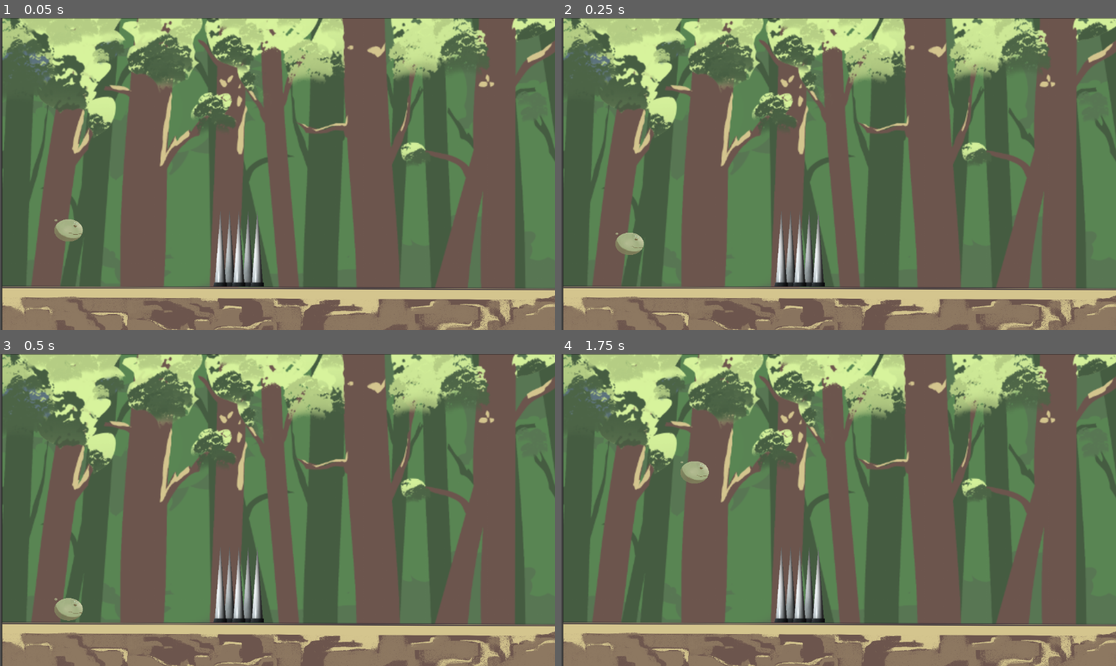
Above: before the commit, frames 1-4 (two rows, left to right).
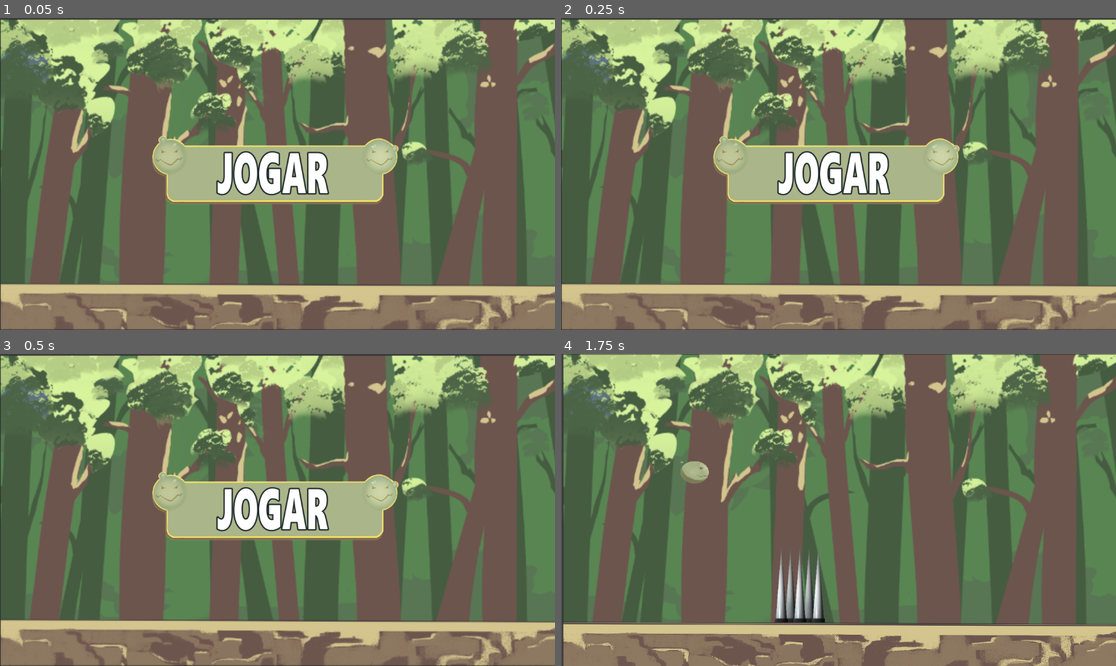
Above: after the commit, the same moments.

Repository: biancasuarz/game-jam
Game: Godot game, scene res://start_scene.tscn
The game is run twice, just before and just after one commit, with the same random seed, the same clock (stepped at 60 frames per second) and the same inputs. Before the commit the project starts from res://main_scene.tscn.
Inputs (mouse positions are in pixels of both pictures, inside the frame that each line leads up to):
- Up to frame 1 (0.05 s): no input
- Up to frame 2 (0.25 s): no input
- Up to frame 3 (0.5 s): no input
- Up to frame 4 (1.75 s): click (844, 510) at 0.52 s; tap Enter (ui_accept) at 1.25, 1.52 s; hold Right (ui_right) from 1.28 s (still down)

The runs differ from the first frame. In frame 1, 19% of the frame differs, in the area x 0-100%, y 0-100%; in frame 2, 19%; in frame 3, 19%; in frame 4, nothing differs.

Commit message:
feat: tela inicial e alteracao na tela de game over

Diff:
--- a/area_2d.gd
+++ b/area_2d.gd
@@ -1,4 +1 @@
 extends Area2D
-
-func _on_Area2D_body_entered(body: Node) -> void:
-	$Sprite2D/colisao.play()
--- /dev/null
+++ b/button.gd
@@ -0,0 +1,18 @@
+extends Button
+
+
+# Called when the node enters the scene tree for the first time.
+func _ready() -> void:
+	pass
+
+# Called every frame. 'delta' is the elapsed time since the previous frame.
+func _process(delta: float) -> void:
+	pass
+
+func _on_parallax_background_2_ready() -> void:
+	var timer = get_node("Timer")
+	timer.timeout.connect(_on_timer_timeout)
+
+func _on_timer_timeout():
+	print("oi")
+	visible = not visible
--- a/game_over_scene.tscn
+++ b/game_over_scene.tscn
@@ -1,22 +1,47 @@
-[gd_scene load_steps=3 format=3 uid="uid://cbsh31yreggdm"]
+[gd_scene load_steps=7 format=3 uid="uid://cbsh31yreggdm"]
 
 [ext_resource type="Script" path="res://game_over_scene.gd" id="1_nsw5n"]
-[ext_resource type="Texture2D" uid="uid://bg4q1cfc6w7cp" path="res://mneu amigo mt bom.webp" id="1_xr8rx"]
+[ext_resource type="Texture2D" uid="uid://wo10b8aodvs2" path="res://assets/background.png" id="2_xw457"]
+[ext_resource type="Texture2D" uid="uid://cvh8t3sgr476" path="res://assets/Game Jam - BOTAO JOGAR.png" id="3_t72ii"]
+[ext_resource type="Texture2D" uid="uid://6m83wo5siwwv" path="res://assets/Game Jam - Tela de Game Over.png" id="4_7l0gd"]
+[ext_resource type="Script" path="res://button.gd" id="4_7r4m7"]
+
+[sub_resource type="GDScript" id="GDScript_fe6m5"]
+script/source = "extends Sprite2D
+
+
+func _on_parallax_background_2_tree_entered() -> void:
+	pass # Replace with function body.
+"
 
 [node name="ParallaxBackground2" type="ParallaxBackground"]
 script = ExtResource("1_nsw5n")
 
 [node name="Sprite2D" type="Sprite2D" parent="."]
 visibility_layer = 512
-position = Vector2(643.25, 321)
-scale = Vector2(1.25244, 0.615234)
-texture = ExtResource("1_xr8rx")
+position = Vector2(573, 324)
+scale = Vector2(1.85185, 1.82906)
+texture = ExtResource("2_xw457")
 
 [node name="Button" type="Button" parent="."]
-offset_left = 382.0
-offset_top = 442.0
-offset_right = 912.0
-offset_bottom = 526.0
+visible = false
+offset_left = 266.0
+offset_top = 392.0
+offset_right = 874.0
+offset_bottom = 573.0
+icon = ExtResource("3_t72ii")
 flat = true
+script = ExtResource("4_7r4m7")
 
+[node name="Timer" type="Timer" parent="Button"]
+wait_time = 2.0
+one_shot = true
+autostart = true
+
+[node name="Sprite2D2" type="Sprite2D" parent="."]
+position = Vector2(544, 150)
+texture = ExtResource("4_7l0gd")
+script = SubResource("GDScript_fe6m5")
+
+[connection signal="ready" from="." to="Button" method="_on_parallax_background_2_ready"]
 [connection signal="pressed" from="Button" to="." method="_on_button_pressed"]
--- a/main_scene.tscn
+++ b/main_scene.tscn
@@ -9,6 +9,8 @@
 [ext_resource type="Script" path="res://area_2d.gd" id="3_snx51"]
 [ext_resource type="PackedScene" uid="uid://cbsh31yreggdm" path="res://game_over_scene.tscn" id="7_s6w00"]
 [ext_resource type="AudioStream" uid="uid://dcu08nyjda8hc" path="res://sounds/03_Bubbles Pop 3.ogg" id="8_3u4je"]
+[ext_resource type="AudioStream" uid="uid://s14xxn7pk4f0" path="res://sounds/02_Bubbles Pop 2.ogg" id="9_llgrb"]
+[ext_resource type="PackedScene" uid="uid://c876lqa0k464r" path="res://start_scene.tscn" id="11_3244v"]
 
 [sub_resource type="RectangleShape2D" id="RectangleShape2D_o0o3v"]
 size = Vector2(1151, 96)
@@ -22,45 +24,47 @@
 [node name="MainScene" type="Node2D"]
 position = Vector2(-4, 4)
 
-[node name="ParallaxBackground" type="ParallaxBackground" parent="."]
+[node name="start_scene" parent="." instance=ExtResource("11_3244v")]
+visible = false
 
-[node name="Sprite2D" type="Sprite2D" parent="ParallaxBackground"]
+[node name="gameplay" type="ParallaxBackground" parent="."]
+
+[node name="Sprite2D" type="Sprite2D" parent="gameplay"]
 top_level = true
 position = Vector2(579, 328)
 scale = Vector2(1.85507, 1.87464)
 texture = ExtResource("1_tiiea")
 
-[node name="AudioStreamPlayer2D" type="AudioStreamPlayer2D" parent="ParallaxBackground/Sprite2D"]
+[node name="AudioStreamPlayer2D" type="AudioStreamPlayer2D" parent="gameplay/Sprite2D"]
 stream = ExtResource("2_skb8r")
 volume_db = -10.0
 autoplay = true
+parameters/looping = true
 
-[node name="chao" type="ParallaxLayer" parent="ParallaxBackground"]
+[node name="chao" type="ParallaxLayer" parent="gameplay"]
 position = Vector2(-4, 4)
 
-[node name="Sprite2D" type="Sprite2D" parent="ParallaxBackground/chao"]
+[node name="Sprite2D" type="Sprite2D" parent="gameplay/chao"]
 position = Vector2(583.5, 330)
 scale = Vector2(0.598437, 0.594444)
 texture = ExtResource("2_afla5")
 
-[node name="StaticBody2D" type="StaticBody2D" parent="ParallaxBackground/chao"]
+[node name="StaticBody2D" type="StaticBody2D" parent="gameplay/chao"]
 
-[node name="CollisionShape2D" type="CollisionShape2D" parent="ParallaxBackground/chao/StaticBody2D"]
+[node name="CollisionShape2D" type="CollisionShape2D" parent="gameplay/chao/StaticBody2D"]
 position = Vector2(584.5, 604)
 shape = SubResource("RectangleShape2D_o0o3v")
 one_way_collision_margin = 0.0
 
-[node name="Area2D" type="Area2D" parent="ParallaxBackground"]
+[node name="Area2D" type="Area2D" parent="gameplay"]
 script = ExtResource("3_snx51")
 
-[node name="Sprite2D" type="Sprite2D" parent="ParallaxBackground/Area2D"]
+[node name="Sprite2D" type="Sprite2D" parent="gameplay/Area2D"]
 position = Vector2(495.5, 479)
 scale = Vector2(0.767606, 1)
 texture = ExtResource("3_7y3se")
 
-[node name="colisao" type="AudioStreamPlayer2D" parent="ParallaxBackground/Area2D/Sprite2D"]
-
-[node name="CollisionShape2D" type="CollisionShape2D" parent="ParallaxBackground/Area2D"]
+[node name="CollisionShape2D" type="CollisionShape2D" parent="gameplay/Area2D"]
 position = Vector2(493, 479.5)
 shape = SubResource("RectangleShape2D_1cgtt")
 
@@ -77,13 +81,20 @@
 stream = ExtResource("8_3u4je")
 autoplay = true
 
+[node name="pop" type="AudioStreamPlayer2D" parent="Player/Sprite2D"]
+stream = ExtResource("9_llgrb")
+
+[node name="Timer" type="Timer" parent="Player/Sprite2D"]
+wait_time = 0.5
+autostart = true
+
 [node name="CollisionShape2D" type="CollisionShape2D" parent="Player"]
 position = Vector2(146, 437)
 shape = SubResource("CircleShape2D_02dhi")
 one_way_collision_margin = 0.0
 
-[node name="ParallaxBackground2" parent="." instance=ExtResource("7_s6w00")]
+[node name="game_over" parent="." instance=ExtResource("7_s6w00")]
 visible = false
 
-[connection signal="body_entered" from="ParallaxBackground/Area2D" to="ParallaxBackground/Area2D" method="_on_body_entered"]
-[connection signal="body_entered" from="ParallaxBackground/Area2D" to="Player" method="_on_area_2d_body_entered"]
+[connection signal="body_entered" from="gameplay/Area2D" to="gameplay/Area2D" method="_on_body_entered"]
+[connection signal="body_entered" from="gameplay/Area2D" to="Player" method="_on_area_2d_body_entered"]
--- a/player.gd
+++ b/player.gd
@@ -29,5 +29,10 @@
 
 # Função que lida com o fim do jogo
 func game_over():
+	$Sprite2D/pop.play()
+	var timer = get_node("Sprite2D/Timer")
+	timer.timeout.connect(_on_timer_timeout)
+
+func _on_timer_timeout():
 	print("Game Over!")
 	get_tree().change_scene_to_file("res://game_over_scene.tscn")
--- a/project.godot
+++ b/project.godot
@@ -11,7 +11,7 @@
 [application]
 
 config/name="biancateste"
-run/main_scene="res://main_scene.tscn"
+run/main_scene="res://start_scene.tscn"
 config/features=PackedStringArray("4.3", "Forward Plus")
 config/icon="res://icon.svg"
 
--- /dev/null
+++ b/start_scene.gd
@@ -0,0 +1,15 @@
+extends ParallaxBackground
+
+
+# Called when the node enters the scene tree for the first time.
+func _ready() -> void:
+	pass # Replace with function body.
+
+
+# Called every frame. 'delta' is the elapsed time since the previous frame.
+func _process(delta: float) -> void:
+	pass
+
+
+func _on_button_pressed() -> void:
+		get_tree().change_scene_to_file("res://main_scene.tscn")
--- /dev/null
+++ b/start_scene.tscn
@@ -0,0 +1,32 @@
+[gd_scene load_steps=5 format=3 uid="uid://c876lqa0k464r"]
+
+[ext_resource type="Texture2D" uid="uid://wo10b8aodvs2" path="res://assets/background.png" id="1_aeje3"]
+[ext_resource type="Script" path="res://start_scene.gd" id="1_b73dv"]
+[ext_resource type="AudioStream" uid="uid://dvlaga5jqfw40" path="res://sounds/01_Musica_tema_Bubble.ogg" id="2_qg7iq"]
+[ext_resource type="Texture2D" uid="uid://cvh8t3sgr476" path="res://assets/Game Jam - BOTAO JOGAR.png" id="3_e1y2j"]
+
+[node name="ParallaxBackground3" type="ParallaxBackground"]
+script = ExtResource("1_b73dv")
+
+[node name="Sprite2D" type="Sprite2D" parent="."]
+position = Vector2(579.25, 325.75)
+scale = Vector2(1.86715, 1.84758)
+texture = ExtResource("1_aeje3")
+
+[node name="AudioStreamPlayer2D" type="AudioStreamPlayer2D" parent="."]
+stream = ExtResource("2_qg7iq")
+autoplay = true
+parameters/looping = true
+
+[node name="Button" type="Button" parent="."]
+anchors_preset = -1
+anchor_right = 0.07
+anchor_bottom = 0.208
+offset_left = 279.0
+offset_top = 233.0
+offset_right = 806.36
+offset_bottom = 279.216
+icon = ExtResource("3_e1y2j")
+flat = true
+
+[connection signal="pressed" from="Button" to="." method="_on_button_pressed"]
Binary file added: assets/Game Jam - BOTAO JOGAR.png
Not shown, added: assets/Game Jam - BOTAO JOGAR.png.import
Binary file added: assets/Game Jam - Tela de Game Over.png
Not shown, added: assets/Game Jam - Tela de Game Over.png.import
Not shown: 1 places in main_scene.tscn that only renumber resources
